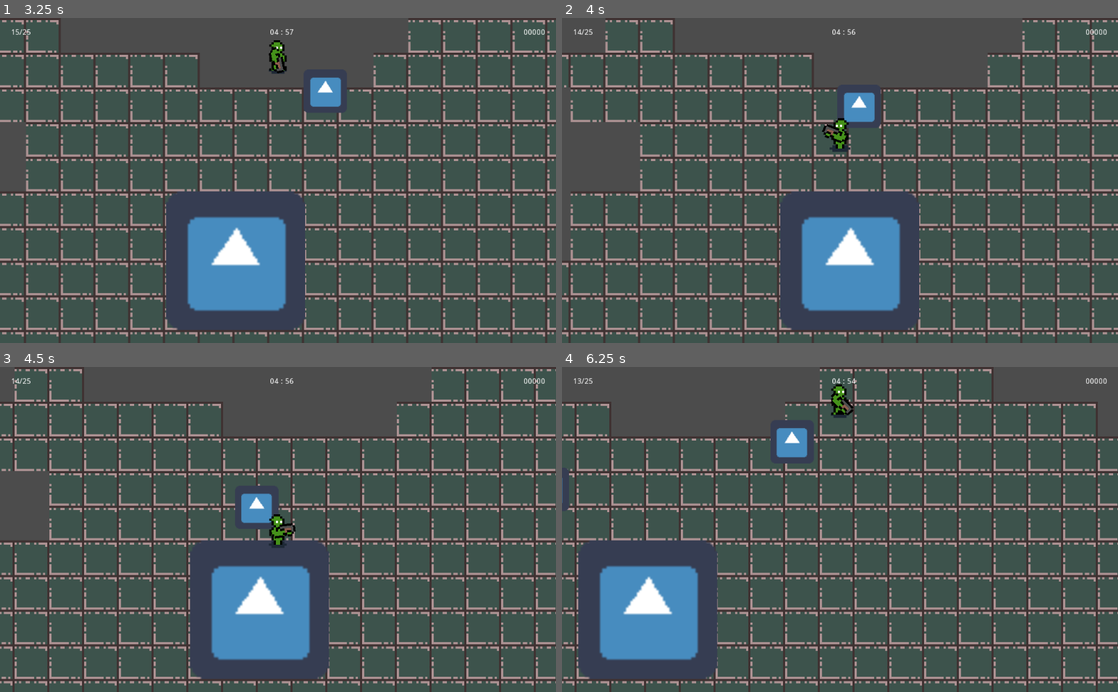
Above: before the commit, frames 1-4 (two rows, left to right).
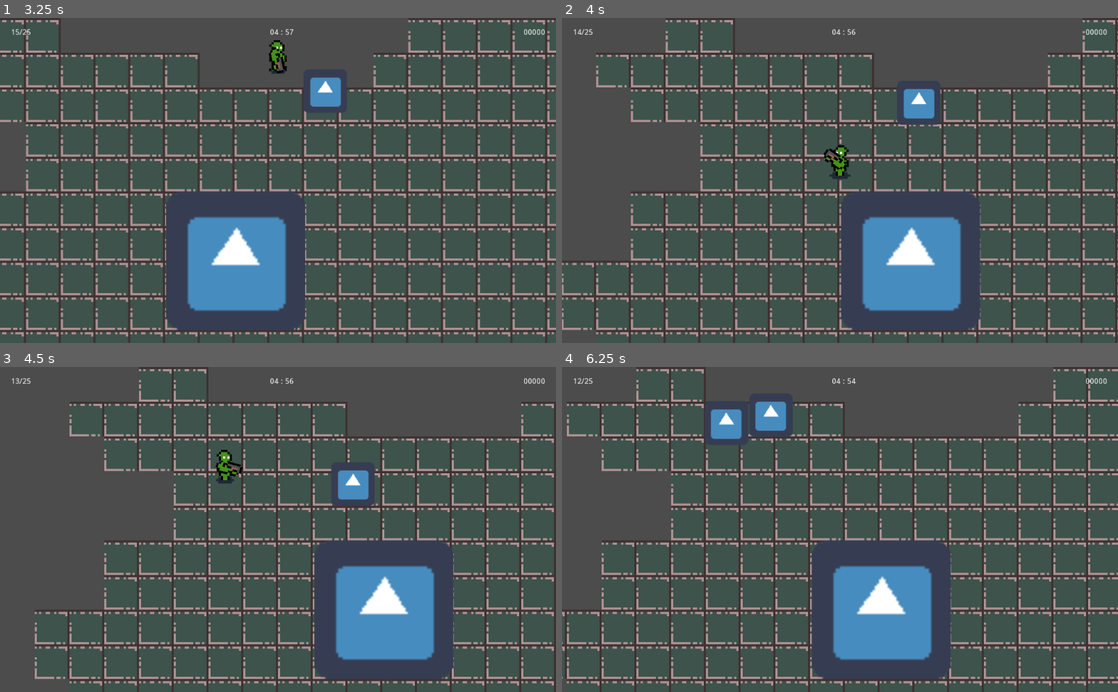
Above: after the commit, the same moments.

Repository: jimmyjonezz/Annigilation
Game: Godot game, scene res://Main/Main.tscn
Two runs of this game, one before a commit and one after it. Both use one fixed random seed, a clock stepped at 60 frames per second and the inputs below. The engine's default icon, where the game draws it, is replaced by a stand-in: a white triangle on a blue panel in a dark square.
Inputs (mouse positions are in pixels of both pictures, inside the frame that each line leads up to):
- Up to frame 1 (3.25 s): move the mouse to (250, 245) at 0.52 s; hold Up (ui_up) 0.53-2.03 s; move the mouse to (444, 229) at 1.27 s; move the mouse to (111, 131) at 2.02 s; hold Left (ui_left) from 2.03 s (still down); move the mouse to (305, 180) at 2.77 s
- Up to frame 2 (4 s): move the mouse to (756, 99) at 3.52 s; release Left (ui_left) at 3.53 s; hold Down (ui_down) from 3.53 s (still down)
- Up to frame 3 (4.5 s): move the mouse to (400, 513) at 4.27 s; release Down (ui_down) at 4.28 s; hold Right (ui_right) from 4.28 s (still down)
- Up to frame 4 (6.25 s): move the mouse to (728, 545) at 5.02 s; release Right (ui_right) at 5.03 s; hold Up (ui_up) 5.03-5.78 s; move the mouse to (895, 458) at 5.77 s; hold Right (ui_right) from 5.78 s (still down)

Frame 1 is identical in both runs. In frame 2, 26% of the frame differs, in the area x 0-100%, y 0-100%; in frame 3, 30%; in frame 4, 31%.

Commit message:
0.5.7.1

Diff:
--- a/Player/Player.gd
+++ b/Player/Player.gd
@@ -2,6 +2,8 @@
 
 signal health_changed(health)
 signal die()
+
+var knockdir
 
 #загружаем префаб пуль
 export var Bullet : PackedScene
@@ -10,6 +12,7 @@
 func _ready():
 	emit_signal("health_changed", health)
 	$Area2D.connect("body_entered", self, "_body_entered")
+	$Area2D.connect("body_exited", self, "_body_exited")
 
 func _process(delta) -> void:
 	direction()
@@ -50,9 +53,13 @@
 			var kit = round(rand_range(3, 6))
 			heal(kit) #add heall 1 - 4
 			body.hitbox() #call function "hit" on body
+	if body.is_in_group("enemy"):
+		if health > 1:
+			heal(-1)
+			$Damage.start()
 
-	if body.is_in_group("enemy"):
-		$Damage.start()
+func _body_exited(body):
+	$Damage.stop()
 
 func _physics_process(delta):
 	var overlapping_bodies = $Area2D.get_overlapping_bodies()
@@ -61,13 +68,12 @@
 
 	for body in overlapping_bodies:
 		if body.is_in_group("enemy"):
-			if health > 1:
-				$Damage.start()
+			knockdir = body.position - self.position
+			position = position - (knockdir * 2)
+
 			if health < 1:
 				emit_signal("die")
 				print("die")
 
 func _on_Damage_timeout():
-	$Damage.stop()
-	if health < max_health:
-		heal(-1)
+	heal(-1)
--- a/Player/Player.tscn
+++ b/Player/Player.tscn
@@ -9,7 +9,7 @@
 height = 2.92169
 
 [sub_resource type="CircleShape2D" id=5]
-radius = 11.2464
+radius = 6.94037
 
 [sub_resource type="Animation" id=2]
 resource_name = "fire"
Not shown, changed: doc.md
